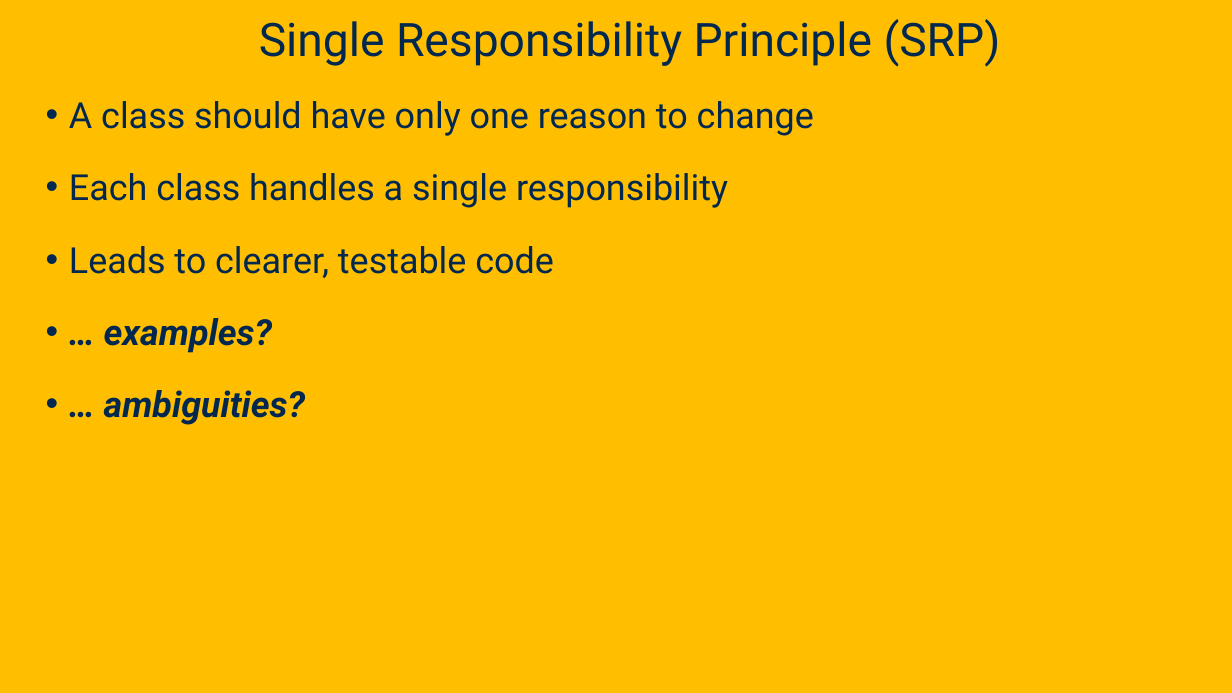
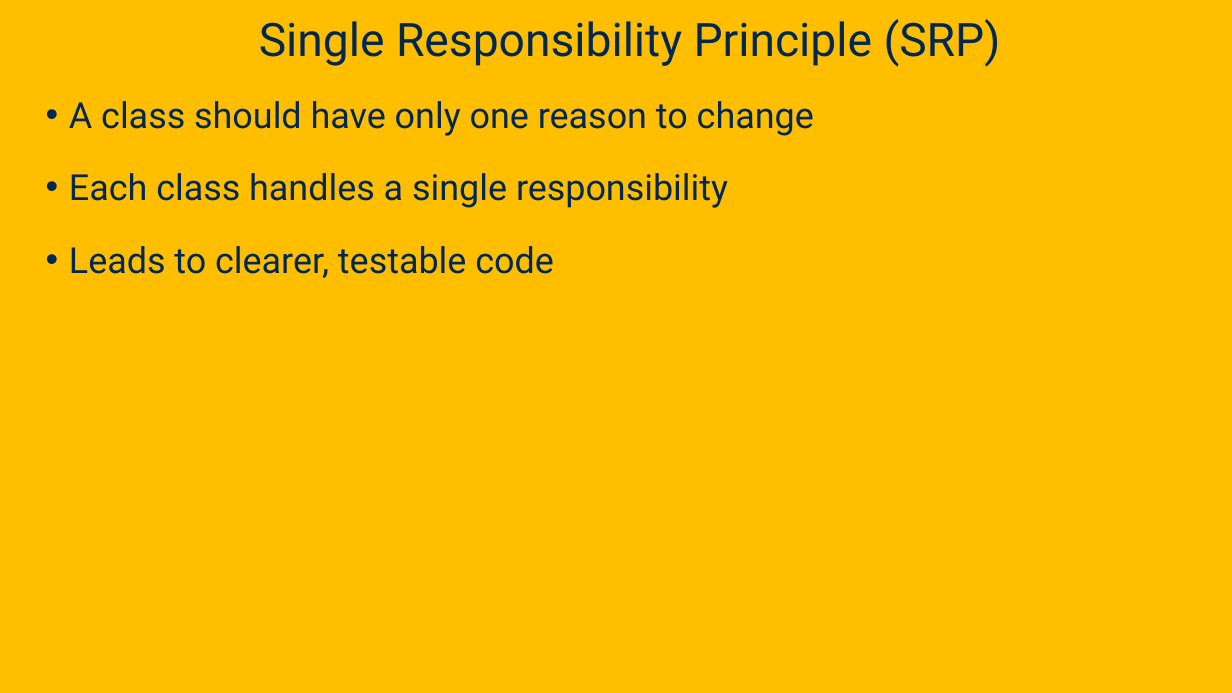
Before and after one commit to davsec-teaching/ecs160-f25, a slide deck: slide 41 of slides/2_oo_background.pptx (slide 34 before the commit). Drawn at 1232x693 pixels with LibreOffice and Linux fonts; fonts in the diff are those of the drawing; background and template pictures are left out. Boxes give left, top, right and bottom in pixels: in the first picture for what was removed or moved away, otherwise in the second. Text is boxed around its words. In the diff, an @@ line names an element or a change of style, - is before the commit and + after.

```diff
--- a/slides/2_oo_background.pptx
+++ b/slides/2_oo_background.pptx
@@ text at (104,318,305,425): paragraphs removed @@
-• … examples?
-• … ambiguities?
```
Also in this commit, not shown: 6 other slides changed, 10 slides added, 1 other file.
